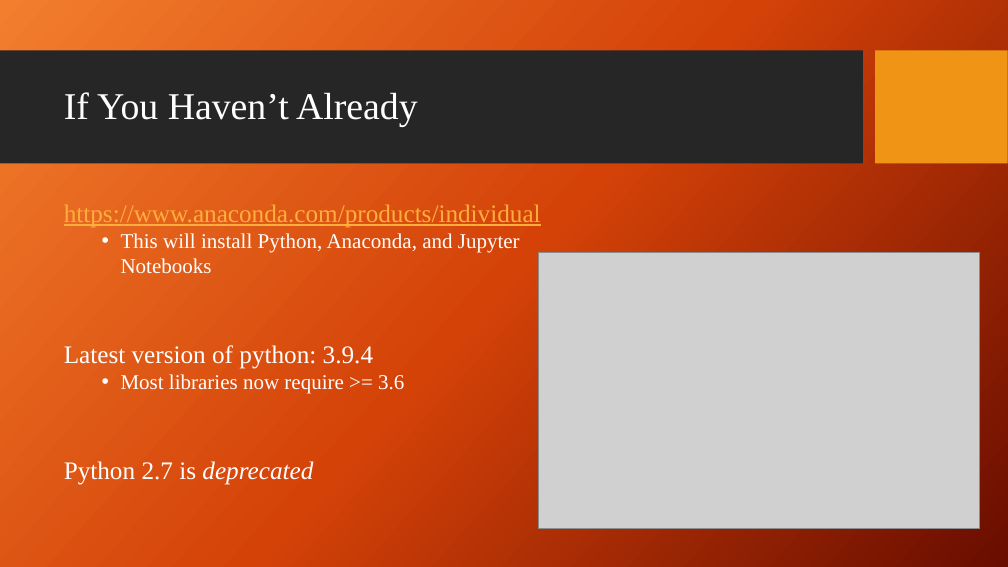
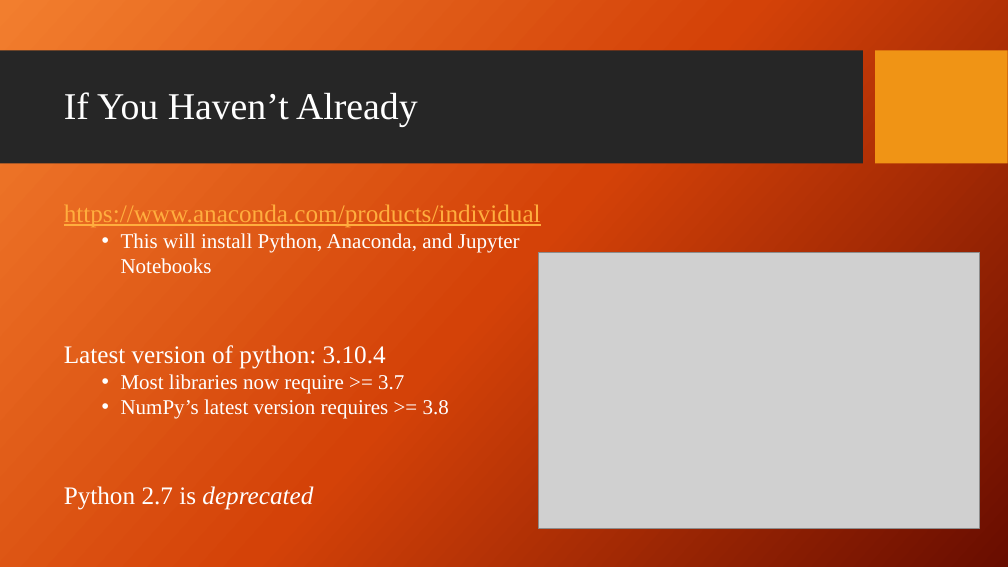
Before and after one commit to giganano/PythonBootcamp, a slide deck: slide 9 of slides/intro.pptx. Drawn at 1008x567 pixels with LibreOffice and Linux fonts; fonts in the diff are those of the drawing; grey boxes stand for pictures; background and template pictures are left out. Boxes give left, top, right and bottom in pixels: in the first picture for what was removed or moved away, otherwise in the second. Text is boxed around its words. In the diff, an @@ line names an element or a change of style, - is before the commit and + after.

```diff
--- a/slides/intro.pptx
+++ b/slides/intro.pptx
@@ text at <box>64,345,449,419</box>: text changed @@
-Latest version of python: 3.9.4
-  • Most libraries now require >= 3.6
+Latest version of python: 3.10.4
+  • Most libraries now require >= 3.7
+  • NumPy’s latest version requires >= 3.8
```
Also in this commit, not shown: 3 other slides changed, 2 other files.
